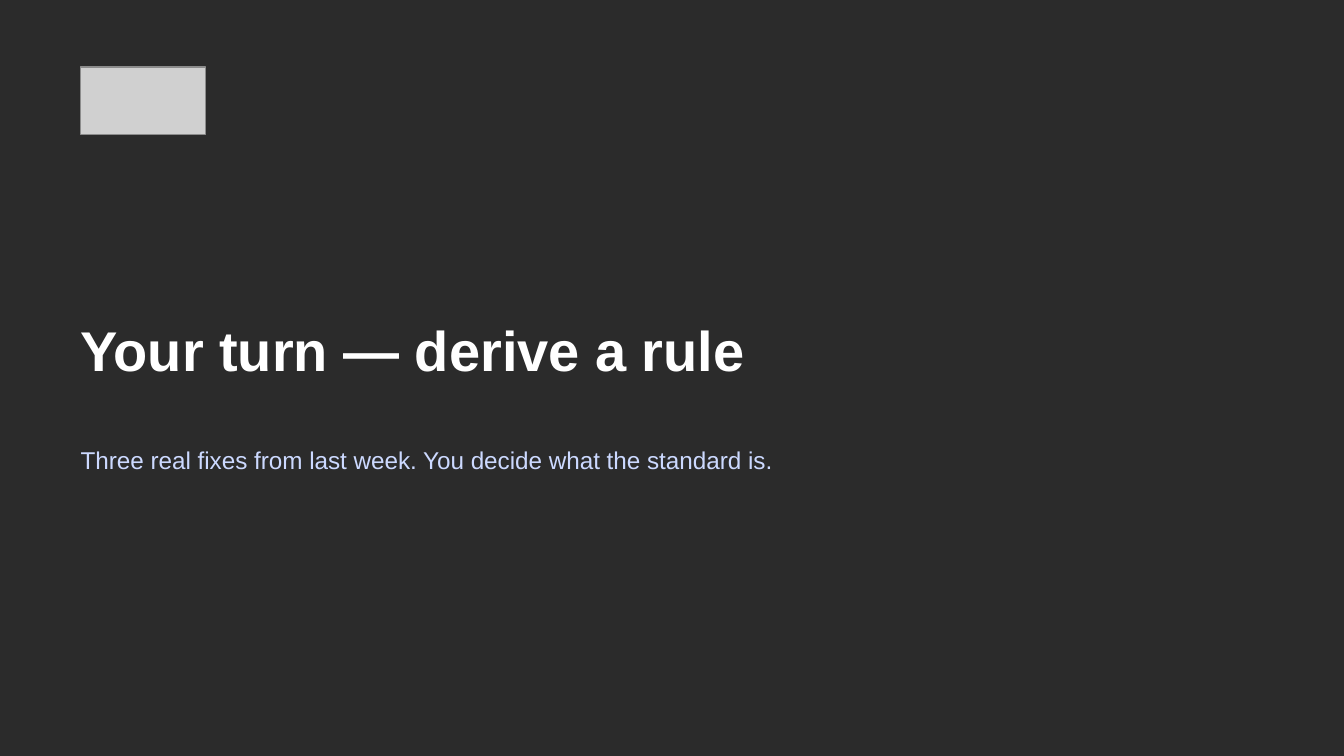
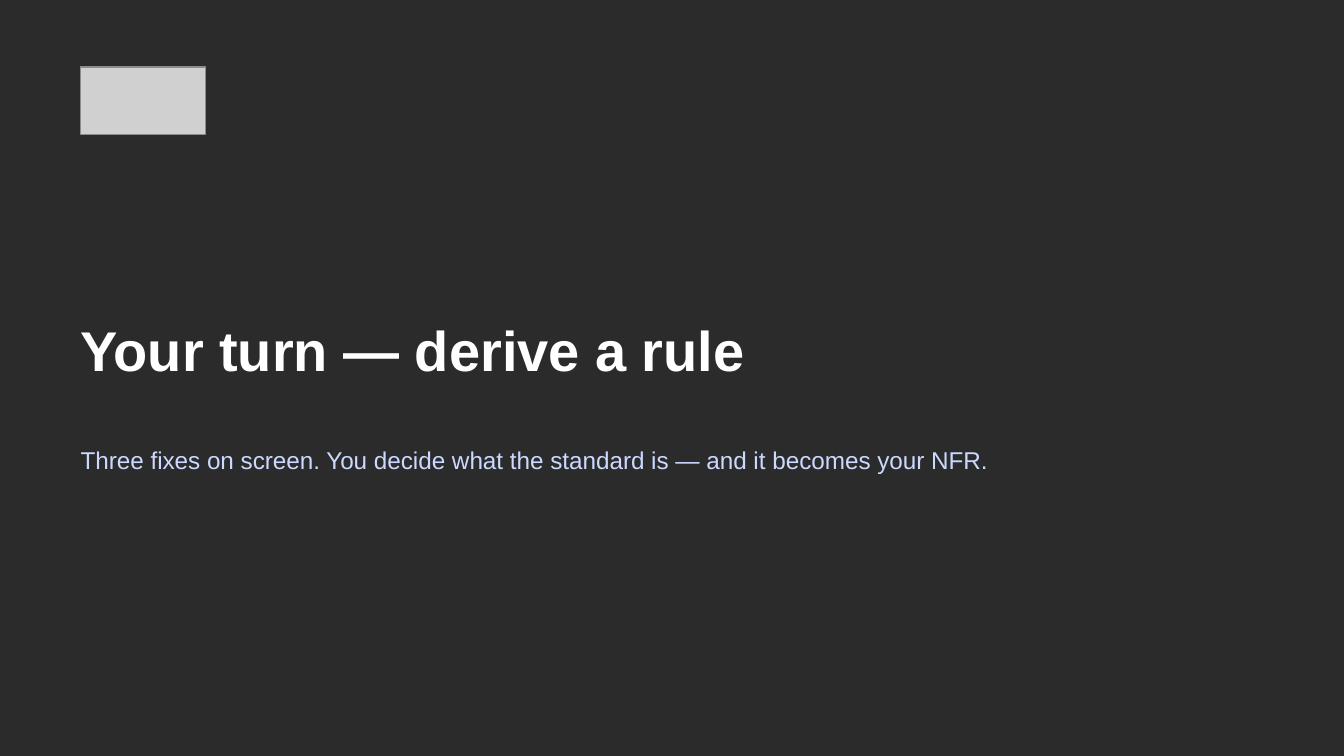
Before and after one commit to mike-tajmajer-fullstacklabs/fsl-taskboard-lab, a slide deck: slide 19 of docs/instructor/lab-2a-writing-the-standards-down.pptx (slide 18 before the commit). Drawn at 1344x756 pixels with LibreOffice and Linux fonts; fonts in the diff are those of the drawing; grey boxes stand for pictures; background and template pictures are left out; a plain dark background stands for a picture behind light text. Boxes give left, top, right and bottom in pixels: in the first picture for what was removed or moved away, otherwise in the second. Text is boxed around its words. In the diff, an @@ line names an element or a change of style, - is before the commit and + after.

```diff
--- a/docs/instructor/lab-2a-writing-the-standards-down.pptx
+++ b/docs/instructor/lab-2a-writing-the-standards-down.pptx
@@ text at box(81, 451, 987, 474): text changed @@
-Three real fixes from last week. You decide what the standard is.
+Three fixes on screen. You decide what the standard is — and it becomes your NFR.
```
Also in this commit, not shown: 5 other slides changed, 2 slides added, 6 other files.
